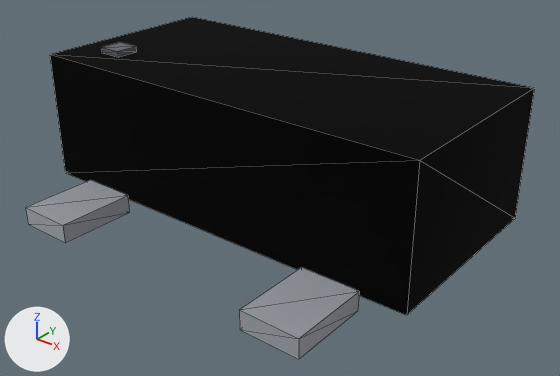
An edit to the glTF model parts/pmos-fdn340p-sot23/pmos-fdn340p-sot23.glb, drawn before and after from the same camera.
One viewpoint serves both versions: a 50 mm lens placed at (0.00306, -0.00379, 0.00251), pointed at (0.00011, -0.0001, 0.00022). Arrows for +X, +Y and +Z are at lower left; the lights stay in place. The older version comes first. Mesh edges are drawn as thin lines. Where no turn or scale is listed for an object, it has been applied to the vertices. Vertices at exactly the same position are counted once.
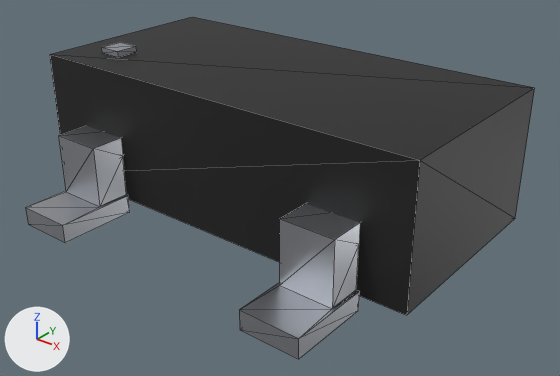
Where the newer file only moved an object's origin or applied its transform, the numbers keep the older frame.

Scene script edits in JSON lines:
```json
{"op": "set", "path": "mat_mat_0.metallic", "old": "1.0", "new": "0.0"}
{"op": "set", "path": "mat_mat_0.roughness", "old": "1.0", "new": "0.52"}
{"op": "set", "path": "mat_mat_2.roughness", "old": "1.0", "new": "0.36"}
{"block": "me_mesh_2", "where": "# used by ob_mesh_2; location = (-0.00095, -0.000975, 0.000065)"}
{"op": "remove", "block": "me_mesh_2", "code": "me_mesh_2.from_pydata(...)  # 24 vertices, 36 faces; spans x -0.0002..0.0021, y -0.00028..0.00223, z -0.00007..0.00007"}
{"op": "add", "block": "me_mesh_2", "code": "me_mesh_2.from_pydata(...)  # 62 vertices, 108 faces; spans x -0.0002..0.0021, y -0.00028..0.00223, z -0.00007..0.00049"}
{"block": "me_mesh_2", "change": "me_mesh_2 part 1"}
{"block": "me_mesh_2", "change": "12 faces are deleted"}
{"block": "me_mesh_2", "change": "26 vertices are added at x -0.00018..0.00208, y 0.00004..0.00191, z 0.00006..0.00049"}
{"block": "me_mesh_2", "change": "6 new vertices lie (0.0, 0.0, 0.00029) away from vertices in x -0.00018..0.00208, y 0.00028..0.00168, z 0.00006"}
{"block": "me_mesh_2", "change": "6 new vertices lie (0.0, 0.0, -0.00013) away from vertices in x -0.00018..0.00208, y 0.00054..0.00168, z 0.00006..0.00048"}
{"block": "me_mesh_2", "change": "84 new faces join them"}
```

Changed parts and their boxes (x1, y1, x2, y2) in the pictures (560 x 376 px):
```json
{"object": "Mesh_0", "change": "surface changed", "before": [50, 17, 535, 315], "after": [50, 17, 535, 315], "on screen": "lighter"}
{"object": "Mesh_2", "change": "surface changed, reshaped", "before": [25, 180, 359, 359], "after": [25, 126, 360, 359]}
{"part": 1, "of": "me_mesh_2", "change": "built on", "before": [26, 180, 359, 338], "after": [26, 126, 360, 338]}
```
